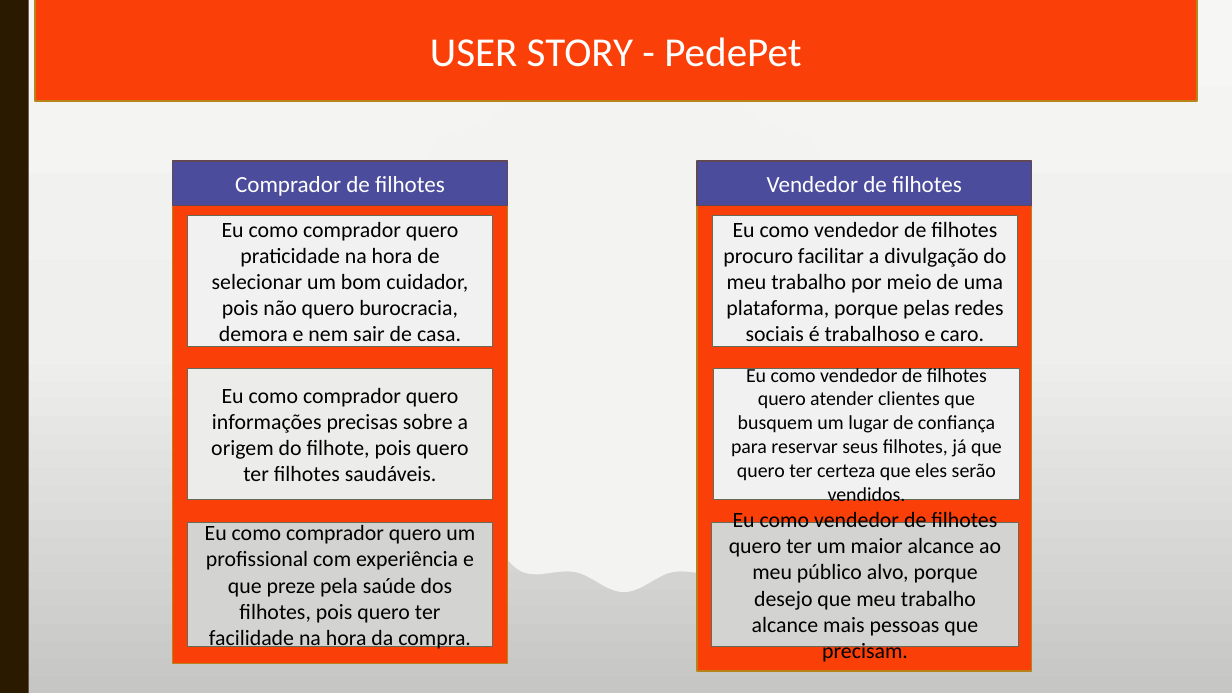
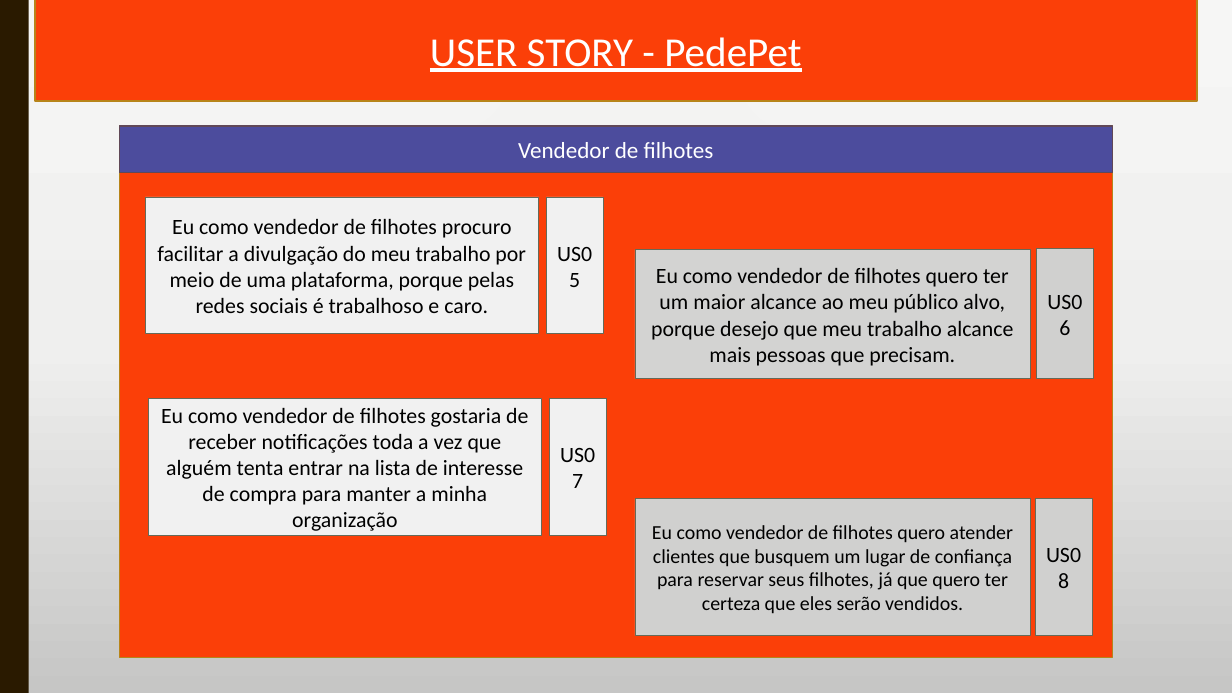
Before and after one commit to Grupo-1-SPTech/PedePet---System, a slide deck: slide 2 of documentacao/user-story.pptx (slide 1 before the commit). Drawn at 1232x693 pixels with LibreOffice and Linux fonts; fonts in the diff are those of the drawing. Boxes give left, top, right and bottom in pixels: in the first picture for what was removed or moved away, otherwise in the second. Text is boxed around its words. In the diff, an @@ line names an element or a change of style, - is before the commit and + after.

Commit message:
user storie

```diff
--- a/documentacao/user-story.pptx
+++ b/documentacao/user-story.pptx
@@ rectangle "USER STORY - PedePet" at (x1=35, y1=0, x2=1198, y2=102): underline on @@
@@ rectangle "Vendedor de filhotes" resized from (x1=697, y1=161, x2=1031, y2=205) to (x1=119, y1=126, x2=1113, y2=173) @@
@@ rectangle resized from (x1=173, y1=163, x2=507, y2=664) to (x1=119, y1=126, x2=1113, y2=657) @@
@@ rectangle removed at (x1=173, y1=161, x2=507, y2=205) @@
-Comprador de filhotes
@@ rectangle removed at (x1=697, y1=170, x2=1031, y2=671) @@
@@ rectangle "Eu como vendedor de filhotes ..." resized from (x1=713, y1=215, x2=1018, y2=347) to (x1=145, y1=197, x2=539, y2=334) @@
@@ rectangle added at (x1=546, y1=197, x2=603, y2=334), fill #F1F1F1, outline #656A59 0.5 pt, 17 pt, text #000000 @@
+US05
@@ rectangle removed at (x1=188, y1=215, x2=493, y2=347) @@
-Eu como comprador quero praticidade na hora de selecionar um bom cuidador, pois não quero burocracia, demora e nem sair de casa.
@@ rectangle "Eu como vendedor de filhotes ..." resized from (x1=712, y1=522, x2=1019, y2=646) to (x1=635, y1=250, x2=1031, y2=379) @@
@@ rectangle added at (x1=1037, y1=249, x2=1093, y2=379), fill #D0D0CF, outline #656A59 0.5 pt, 17 pt, text #000000 @@
+US06
@@ rectangle removed at (x1=188, y1=368, x2=493, y2=499) @@
-Eu como comprador quero informações precisas sobre a origem do filhote, pois quero ter filhotes saudáveis.
@@ rectangle added at (x1=149, y1=398, x2=543, y2=535), fill #F1F1F1, outline #656A59 0.5 pt, 17 pt, text #000000 @@
+Eu como vendedor de filhotes gostaria de receber notificações toda a vez que alguém tenta entrar na lista de interesse de compra para manter a minha organização
@@ rectangle added at (x1=550, y1=398, x2=606, y2=535), fill #F1F1F1, outline #656A59 0.5 pt, 17 pt, text #000000 @@
+US07
@@ rectangle "Eu como vendedor de filhotes ..." resized from (x1=714, y1=368, x2=1020, y2=499) to (x1=635, y1=499, x2=1031, y2=636) @@
@@ rectangle "Eu como vendedor de filhotes ..." at (x1=635, y1=499, x2=1031, y2=636): fill #F1F1F1 to #D0D0CF @@
@@ rectangle added at (x1=1035, y1=498, x2=1092, y2=635), fill #D0D0CF, outline #656A59 0.5 pt, 17 pt, text #000000 @@
+US08
@@ rectangle removed at (x1=188, y1=522, x2=493, y2=646) @@
-Eu como comprador quero um profissional com experiência e que preze pela saúde dos filhotes, pois quero ter facilidade na hora da compra.
```
Also in this commit, not shown: 1 slide added.
